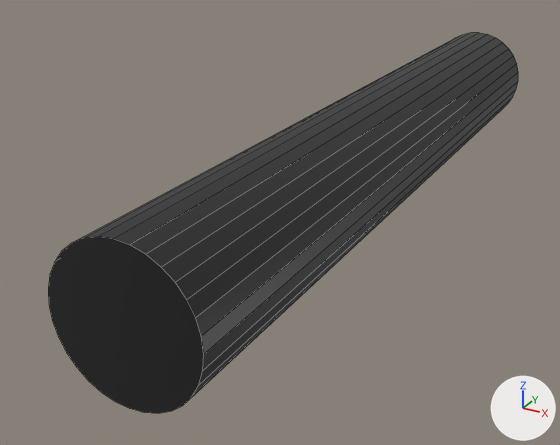
Two versions of the OBJ model ADF/PhantomWithThread/high_res/Thread_003.OBJ, one commit apart.
Rendered twice from a 50 mm lens placed at (0.0087, -0.0216, 0.0077), pointed at (-0.002, -0.0021, -0.002). Every picture has the same lights, and +X, +Y and +Z are marked at lower right. Mesh edges are drawn as thin lines. Where no turn or scale is listed for an object, it has been applied to the vertices.

The first picture shows 'Thread_003_Cylinder.007'.
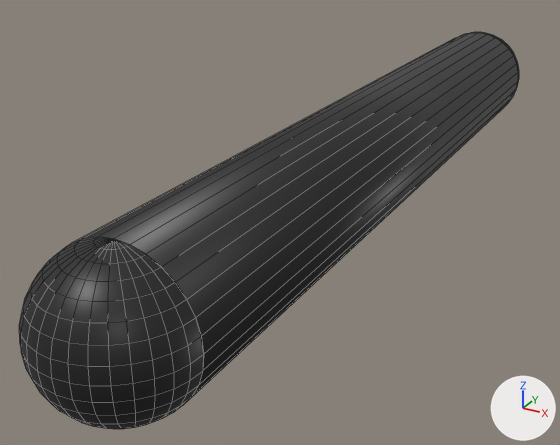
The change, as a list of edits to the scene's bpy script:
```text
Change me_thread_003_cylinder_007:
    used by ob_thread_003_cylinder_007; location = (0.0, 0.0, 0.0)
    remove me_thread_003_cylinder_007.from_pydata(...)  # 64 vertices, 34 faces; spans x -0.0019..0.0019, y -0.0119..0.0119, z -0.0019..0.0019
    add me_thread_003_cylinder_007.from_pydata(...)  # 578 vertices, 546 faces; spans x -0.0019..0.0019, y -0.0138..0.0138, z -0.0019..0.0019
    me_thread_003_cylinder_007 part 1: a new loose piece of 257 vertices spanning x -0.0019..0.0019, y -0.0138..-0.0119, z -0.0019..0.0019, in mat_thread (black #1f1f1f)
    me_thread_003_cylinder_007 part 2: a new loose piece of 257 vertices spanning x -0.0019..0.0019, y 0.0119..0.0138, z -0.0019..0.0019, in mat_thread (black #1f1f1f)
```

Changed parts and their boxes [x1, y1, x2, y2] in the pictures (560 x 445 px):
'Thread_003_Cylinder.007', reshaped (6% wider)
    before: [48, 33, 518, 414]
    after: [19, 32, 519, 429]
part 1 of me_thread_003_cylinder_007, added (black)
    after: [19, 237, 204, 429]
part 2 of me_thread_003_cylinder_007, added
    after: [467, 32, 519, 96]
